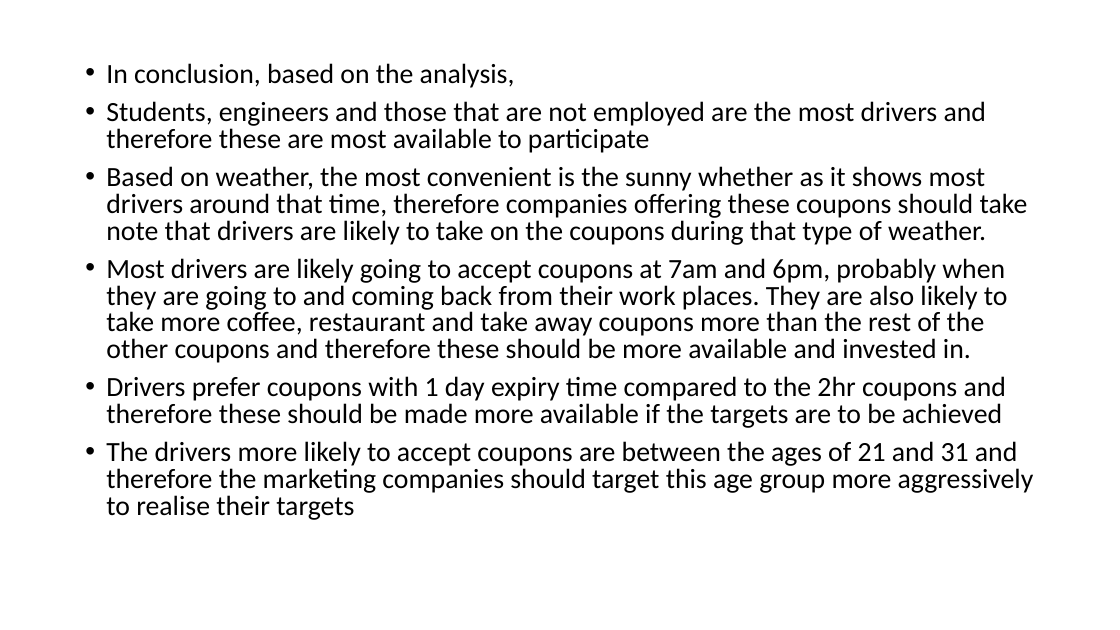
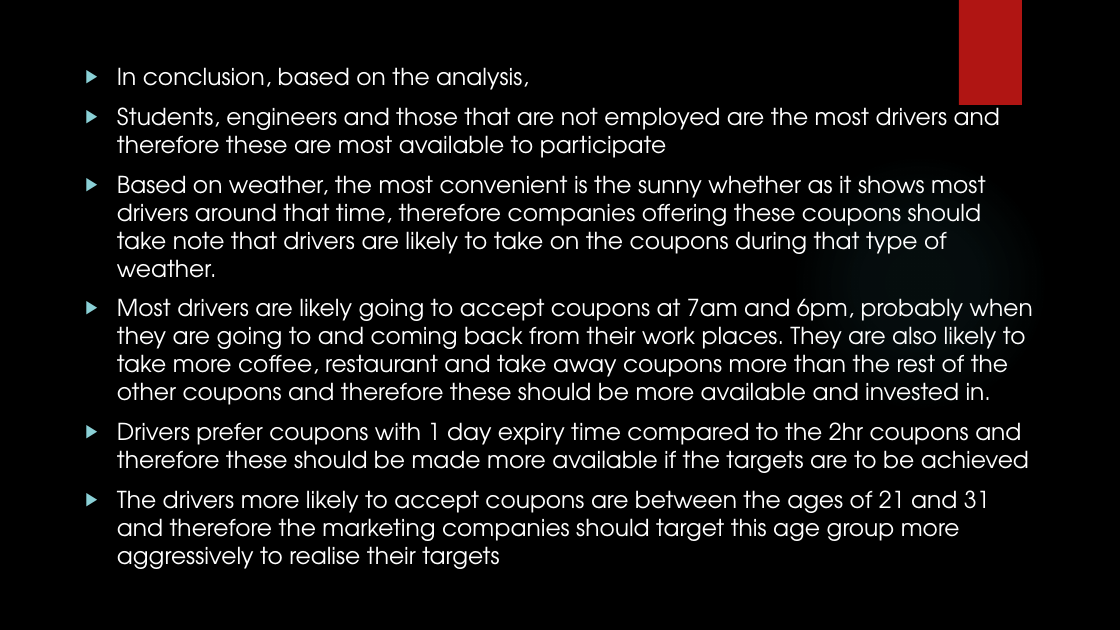
Before and after one commit to Oruka01/Coupon-recommendation-predictions, a slide deck: slide 13 of Presentation/Presentation slide.pptx (slide 14 before the commit). Drawn at 1120x630 pixels with LibreOffice and Linux fonts; fonts in the diff are those of the drawing; background and template pictures are left out. Boxes give left, top, right and bottom in pixels: in the first picture for what was removed or moved away, otherwise in the second. Text is boxed around its words. In the diff, an @@ line names an element or a change of style, - is before the commit and + after.

```diff
--- a/Presentation/Presentation slide.pptx
+++ b/Presentation/Presentation slide.pptx
@@ background #FFFFFF to picture (left out) @@
@@ rectangle added at [959, 0, 1022, 105], fill #B01513 @@
@@ text "In conclusion, based on the ..." at [117, 67, 1033, 569]: size 23.8 to 20 pt, font Calibri to TeX Gyre Adventor, text colour #000000 to #FFFFFF; bullet • to ▶; line spacing 0.8 to 1 @@
@@ ellipse added at [791, 154, 1049, 413], fill gradient #50B9C1 @@
```
Also in this commit, not shown: 8 other slides changed, 4 slides added, 5 slides removed.
